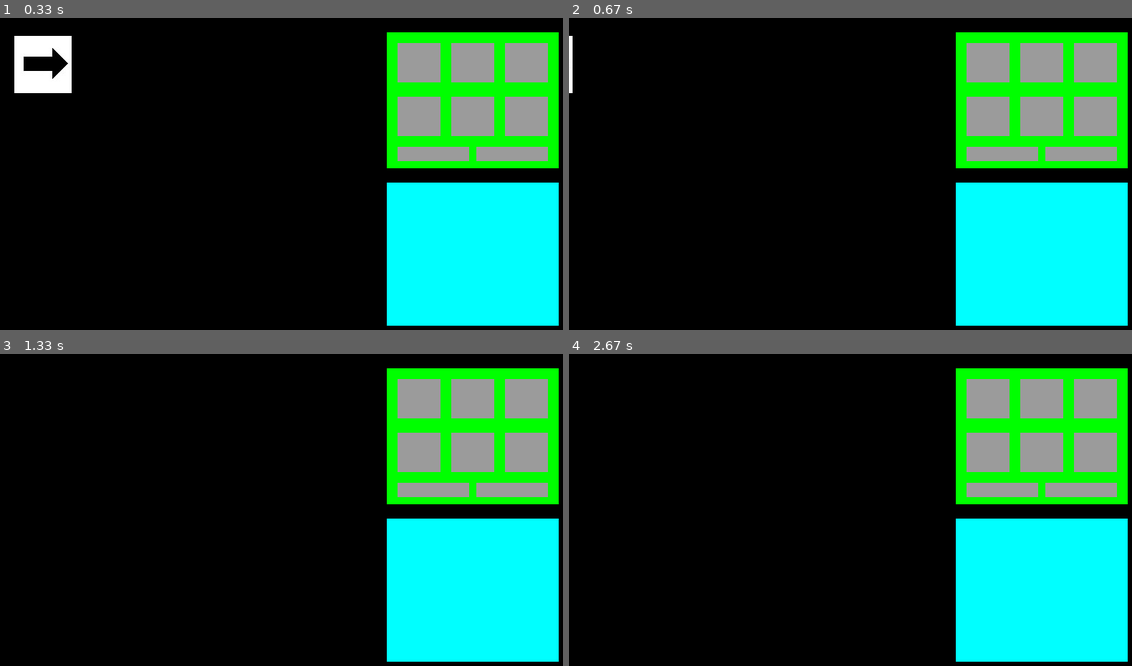
Above: before the commit, frames 1-4 (two rows, left to right).
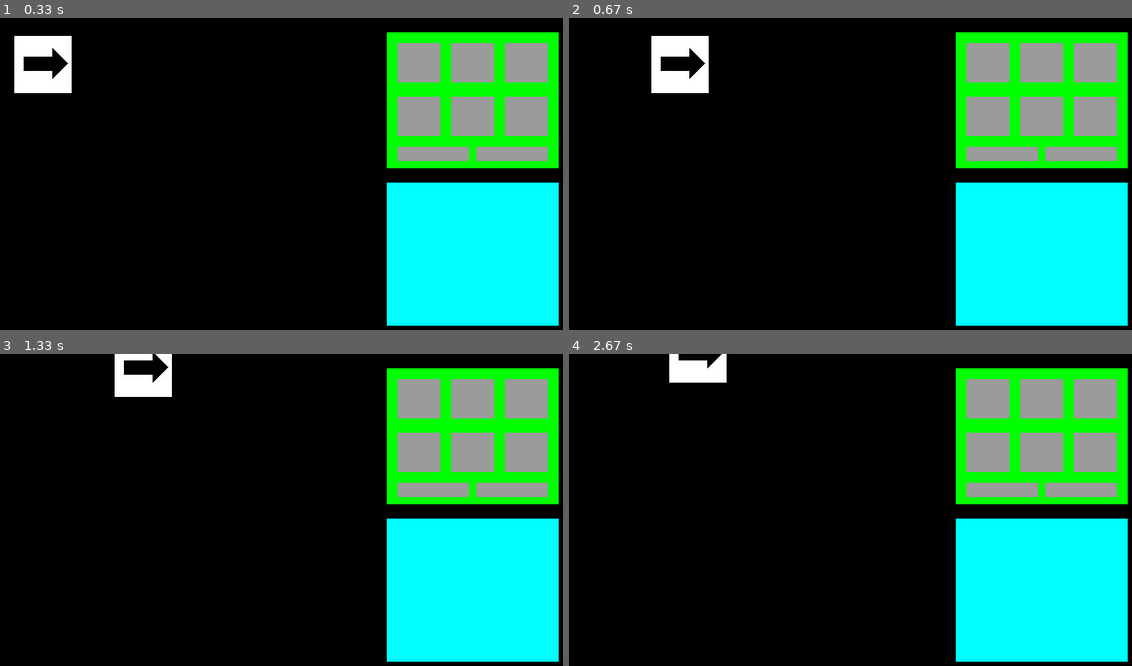
Above: after the commit, the same moments.

Repository: Jeohang/PYPYGAME
Game: pygame game, started from SQW.py
The game is run twice, just before and just after one commit, with the same random seed, the same clock (stepped at 60 frames per second) and the same inputs.
Inputs (mouse positions are in pixels of both pictures, inside the frame that each line leads up to):
- Up to frame 1 (0.33 s): no input
- Up to frame 2 (0.67 s): hold Right from 0.33 s (still down); move the mouse to (833, 192) at 0.37 s
- Up to frame 3 (1.33 s): release Right at 0.8 s; click (472, 506) at 0.88 s; hold Up from 1.17 s (still down)
- Up to frame 4 (2.67 s): release Up at 1.47 s; hold Right 1.5-1.97 s; hold Left 2-2.53 s; hold Down from 2.57 s (still down)

Frame 1 is identical in both runs. In frame 2, 1.6% of the frame differs, in the area x 0-25%, y 5-25%; in frame 3, 1.0%; in frame 4, 0.8%.

Commit message:
Code is modified, coordinates are recognized when clicked, but the button color can not be changed.

Diff:
--- a/SQW.py
+++ b/SQW.py
@@ -1,4 +1,3 @@
-# coding=utf-8
 import pygame as pg
 pg.init()
 point = 80
@@ -17,13 +16,15 @@
     def __init__(self):
         pass
 
-def moving_arrow(x, y):
-    Map.ourScreen.blit(Map.arrow, (x, y))
-
 
 class Action:
+    mouse_pos = pg.mouse.get_pos()
+
     def __init__(self):
         pass
+
+    def moving_arrow(x, y):
+        Map.ourScreen.blit(Map.arrow, (x, y))
 
 
 def __main__():
@@ -33,13 +34,17 @@
         for event in pg.event.get():
             if event.type == pg.QUIT:
                 finished = True
+            if event.type == pg.MOUSEBUTTONDOWN:  # 마우스 클릭 인식함.
+                if (event.pos[0], event.pos[1]) == (555, 35):  # 좌표 인식함.
+                    print("done")  # 출력함.
+                    pg.draw.rect(Map.ourScreen, (255, 255, 255), pg.Rect(100, 100, 60, 55))  # 작동안됨.
         Map.ourScreen.fill((0, 0, 0))
-        moving_arrow(Map.a, Map.b)
+        Action.moving_arrow(Map.a, Map.b)
         pressed = pg.key.get_pressed()
         if pressed[pg.K_UP]: Map.b -= 5
         if pressed[pg.K_DOWN]: Map.b += 5
-        if pressed[pg.K_RIGHT]: Map.a -= 5
-        if pressed[pg.K_LEFT]: Map.a += 5
+        if pressed[pg.K_RIGHT]: Map.a += 5
+        if pressed[pg.K_LEFT]: Map.a -= 5
         # pg.draw.rect(Map.ourScreen, (255, 255, 255), pg.Rect(20, 20, 500, 410))  # running part
         pg.draw.rect(Map.ourScreen, (0, 255, 0), pg.Rect(540, 20, 240, 190))  # button part
         pg.draw.rect(Map.ourScreen, (155, 155, 155), pg.Rect(555, 35, 60, 55))
@@ -53,10 +58,9 @@
         pg.draw.rect(Map.ourScreen, (0, 255, 255), pg.Rect(540, 230, 240, 200))  # function part
         pg.display.flip()
         clock.tick(60)
-        # for event in pg.event.get():
-        #     if event.type == pg.QUIT:
-        #         finished = True
 
 
 if __name__ == '__main__':
     __main__()
+
+###
